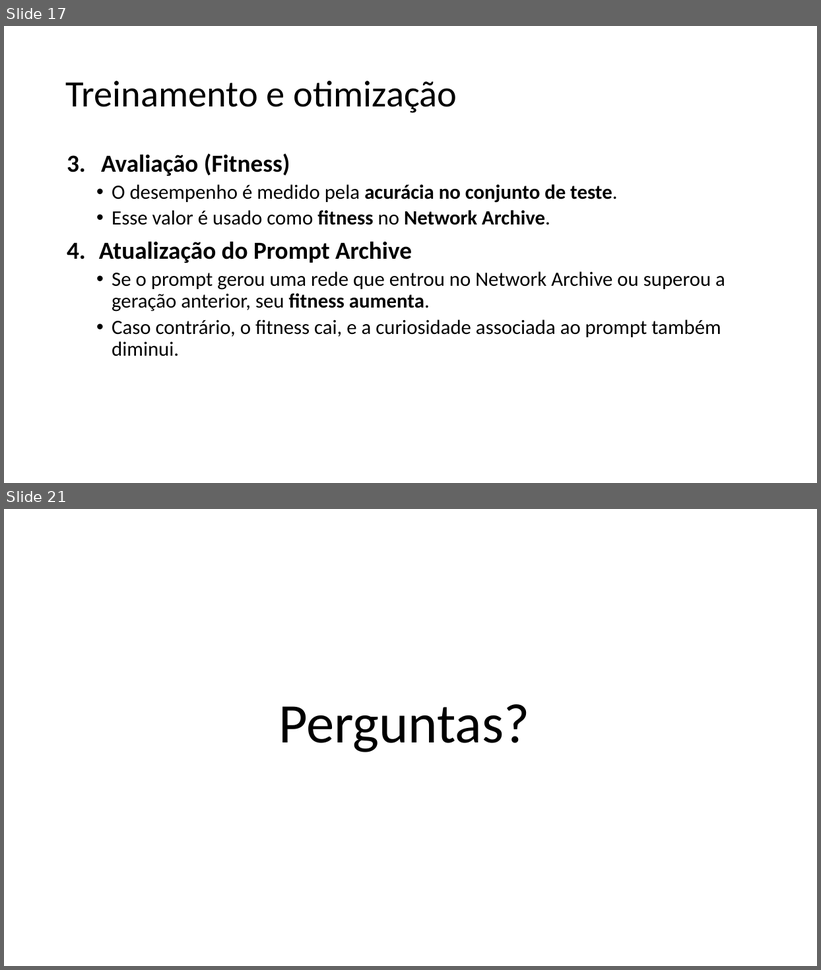
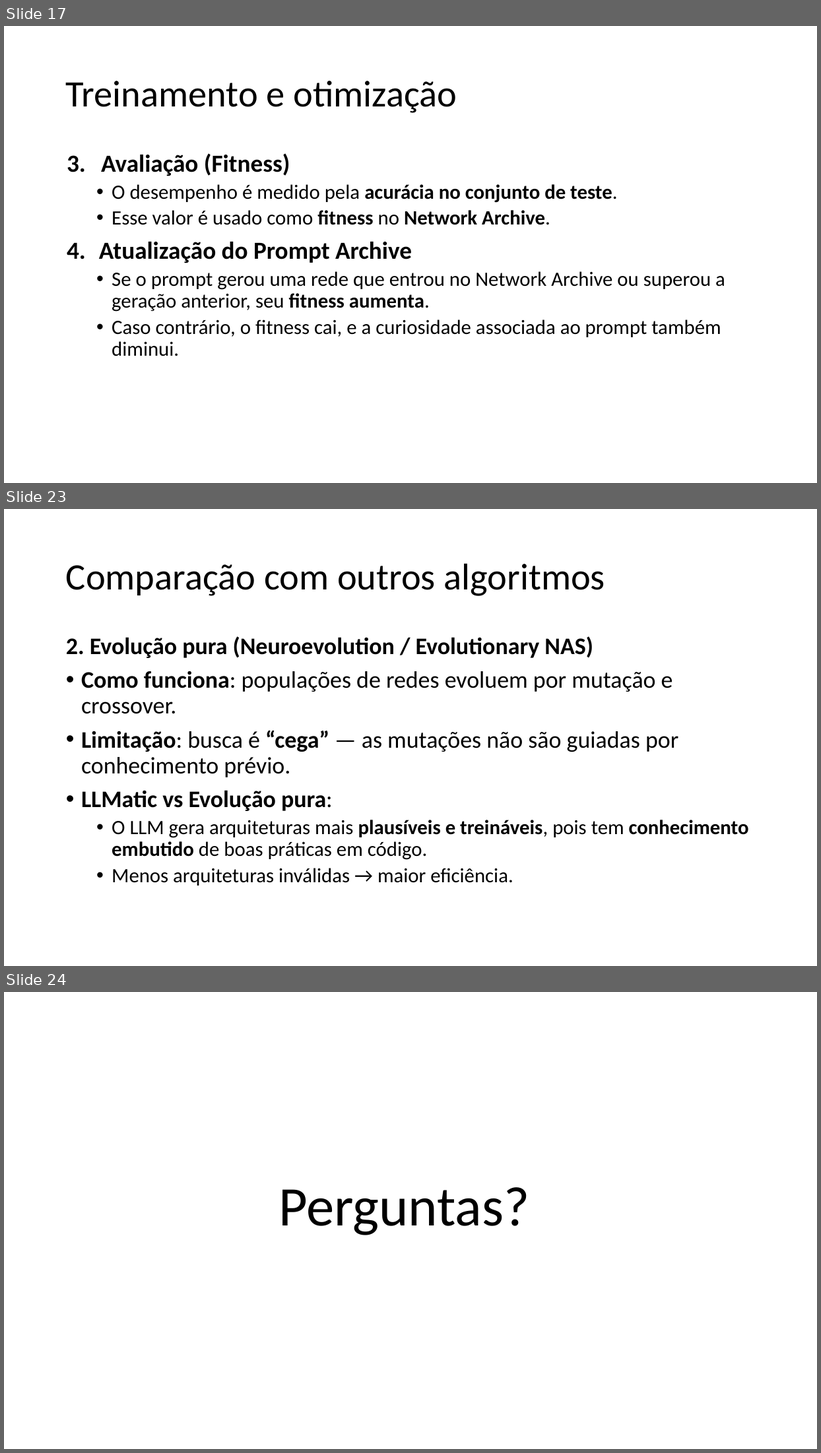
Before and after one commit to guerrato/guerrato_967_tp558, a slide deck: seminarios/TP558_LLM_QD.pptx. Shown one above the other, each under a label of ours: slides 17 and 21 before the commit, slides 17, 23 and 24 after it; the slides between them are not shown. The pictures are 821x970 and 821x1453 pixels, drawn with LibreOffice and Linux fonts; fonts in the diff are those of the drawing. Boxes give left, top, right and bottom in pixels: in the first picture for what was removed or moved away, otherwise in the second. Text is boxed around its words. In the diff, an @@ line names an element or a change of style, - is before the commit and + after.

Commit message:
Add title and the rest of content

```diff
--- a/seminarios/TP558_LLM_QD.pptx
+++ b/seminarios/TP558_LLM_QD.pptx
@@ slide 23 added at (x1=4, y1=509, x2=817, y2=966), background #FFFFFF @@
@@ title added at (x1=66, y1=563, x2=605, y2=596), 44 pt, text #000000 @@
+Comparação com outros algoritmos
@@ text added at (x1=66, y1=636, x2=749, y2=886), 28 pt, text #000000 @@
+2. Evolução pura (Neuroevolution / Evolutionary NAS)
+• Como funciona: populações de redes evoluem por mutação e crossover.
+• Limitação: busca é “cega” — as mutações não são guiadas por conhecimento prévio.
+• LLMatic vs Evolução pura:
+  • O LLM gera arquiteturas mais plausíveis e treináveis, pois tem conhecimento embutido de boas práticas em código.
+  • Menos arquiteturas inválidas → maior eficiência.
@@ what was slide 21 is now slide 24 @@
```
Also in this commit, not shown: 4 slides changed, 3 other slides added, 1 slide removed.
